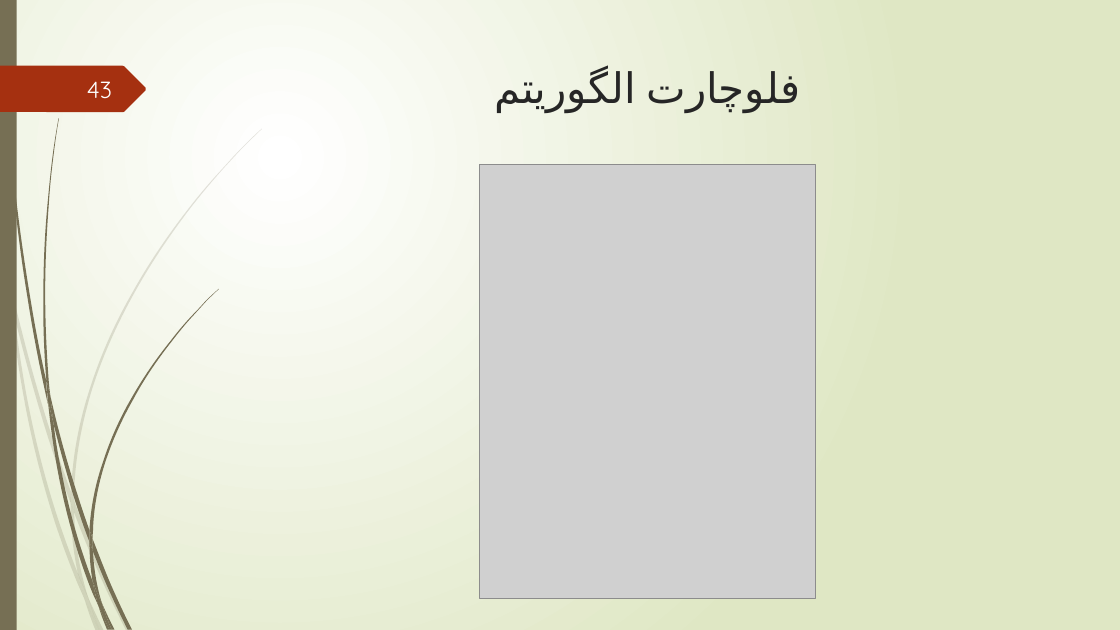
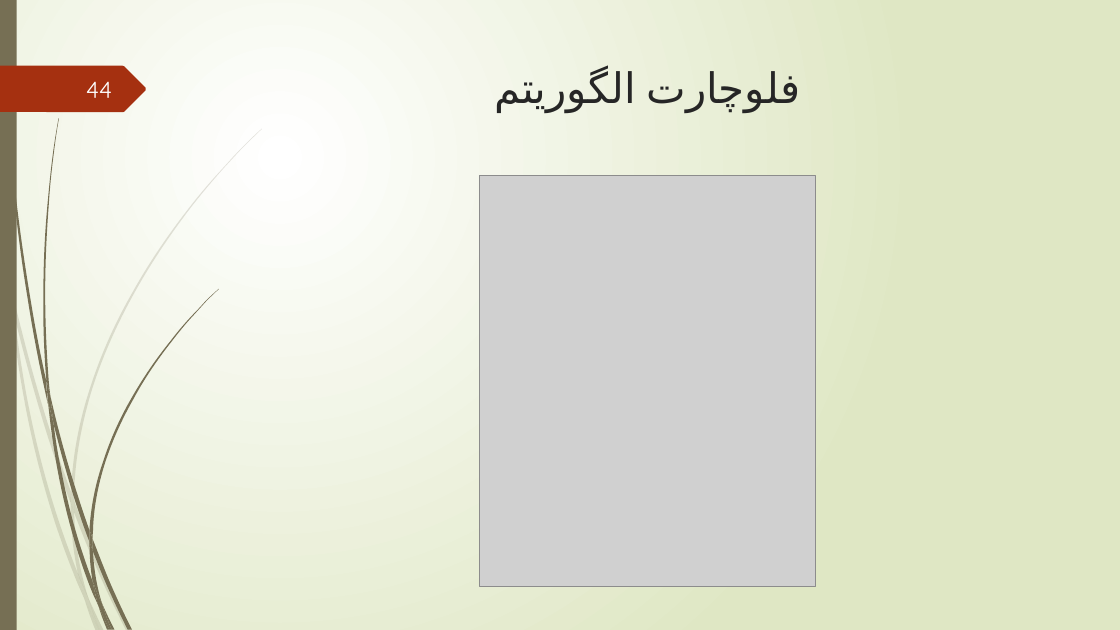
Before and after one commit to mahmoudrahat/PhD-Thesis-Documents, a slide deck: slide 44 of my powerpoints/Phd Thesis proposal.pptx (slide 43 before the commit). Drawn at 1120x630 pixels with LibreOffice and Linux fonts; fonts in the diff are those of the drawing; grey boxes stand for pictures. Boxes give left, top, right and bottom in pixels: in the first picture for what was removed or moved away, otherwise in the second. Text is boxed around its words. In the diff, an @@ line names an element or a change of style, - is before the commit and + after.

```diff
--- a/my powerpoints/Phd Thesis proposal.pptx
+++ b/my powerpoints/Phd Thesis proposal.pptx
@@ page number at box(86, 82, 112, 98): text changed @@
-43
+44
@@ picture: place and size @@
-picture at box(480, 165, 816, 598)
+picture at box(480, 176, 816, 586)
```
Also in this commit, not shown: 9 other slides changed, 2 slides added.
